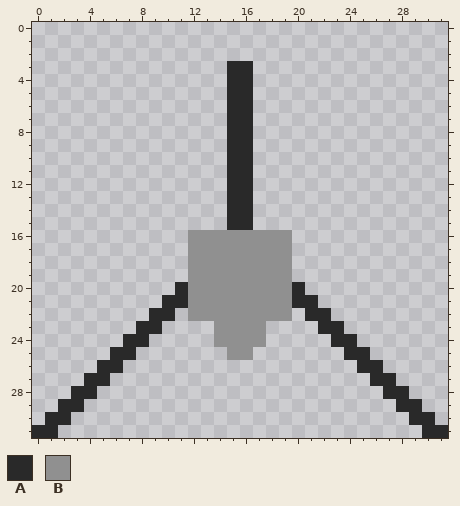
File history of a pixel-art sprite, Assets/Sprites/Ball Shooter.png. That is the earlier state.
The file is 32x32 pixels.
Palette (. is transparent): A #292929  B #909090
Pixels before, first column x 0:
 3 ...............AA...............
 4 ...............AA...............
 5 ...............AA...............
 6 ...............AA...............
 7 ...............AA...............
 8 ...............AA...............
 9 ...............AA...............
10 ...............AA...............
11 ...............AA...............
12 ...............AA...............
13 ...............AA...............
14 ...............AA...............
15 ...............AA...............
16 ............BBBBBBBB............
17 ............BBBBBBBB............
18 ............BBBBBBBB............
19 ............BBBBBBBB............
20 ...........ABBBBBBBBA...........
21 ..........AABBBBBBBBAA..........
22 .........AA.BBBBBBBB.AA.........
23 ........AA....BBBB....AA........
24 .......AA.....BBBB.....AA.......
25 ......AA.......BB.......AA......
26 .....AA..................AA.....
27 ....AA....................AA....
28 ...AA......................AA...
29 ..AA........................AA..
30 .AA..........................AA.
31 AA............................AA
After the commit:
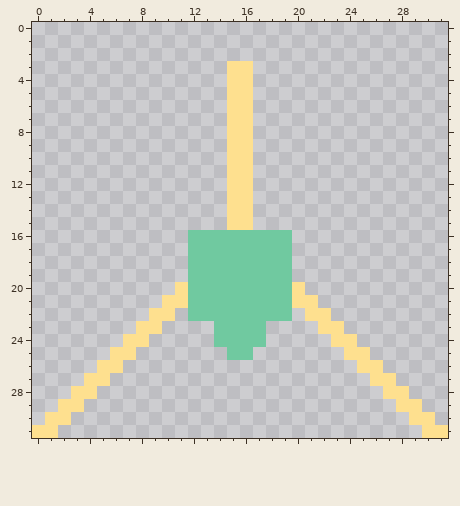
What changed:
colour A: #292929 -> #fee08f
colour B: #909090 -> #70c9a0
Changed places in both pictures, as pixel boxes (x1, y1, x2, y2):
changed: (32, 61, 448, 438)
